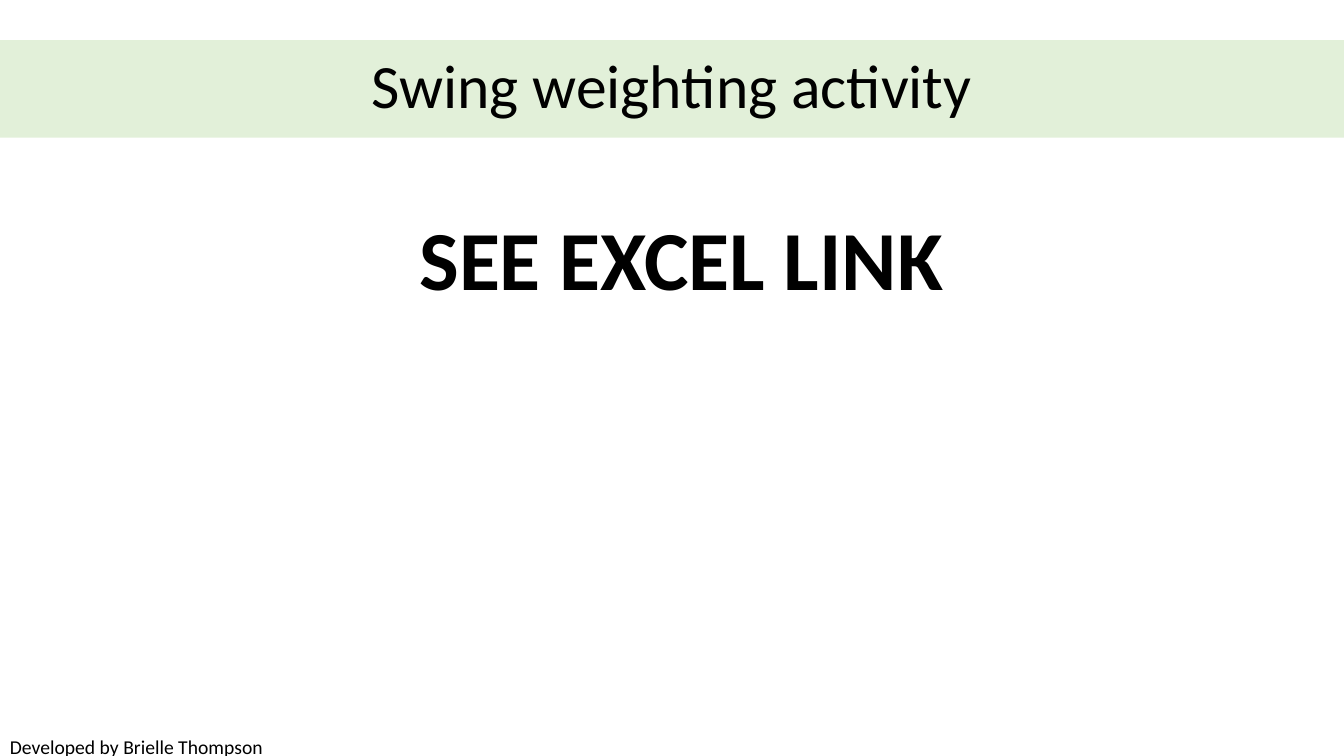
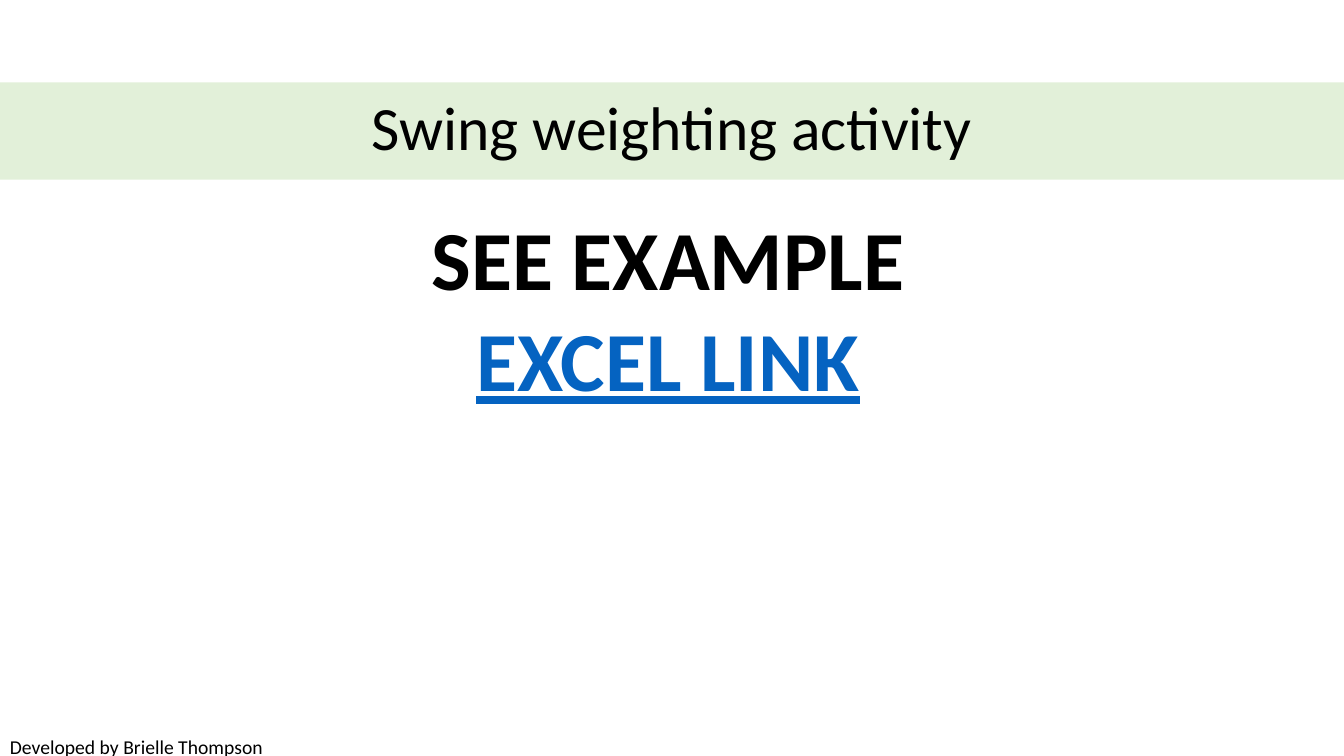
Before and after one commit to briellekthompson/NATR_8001_DecisionAnalysis_Fall25_Mizzou, a slide deck: slide 48 of material/Week5-Tradeoffs/Week5_SDM_Mizzou.pptx. Drawn at 1344x756 pixels with LibreOffice and Linux fonts; fonts in the diff are those of the drawing; background and template pictures are left out. Boxes give left, top, right and bottom in pixels: in the first picture for what was removed or moved away, otherwise in the second. Text is boxed around its words. In the diff, an @@ line names an element or a change of style, - is before the commit and + after.

```diff
--- a/material/Week5-Tradeoffs/Week5_SDM_Mizzou.pptx
+++ b/material/Week5-Tradeoffs/Week5_SDM_Mizzou.pptx
@@ title "Swing weighting activity": place and size @@
-title "Swing weighting activity" at [0,40,1344,138]
+title "Swing weighting activity" at [0,83,1344,180]
@@ text at [431,235,904,404]: text changed @@
-SEE EXCEL LINK
+SEE EXAMPLE
+EXCEL LINK
```
Also in this commit, not shown: 2 other slides changed, 3 other files.
